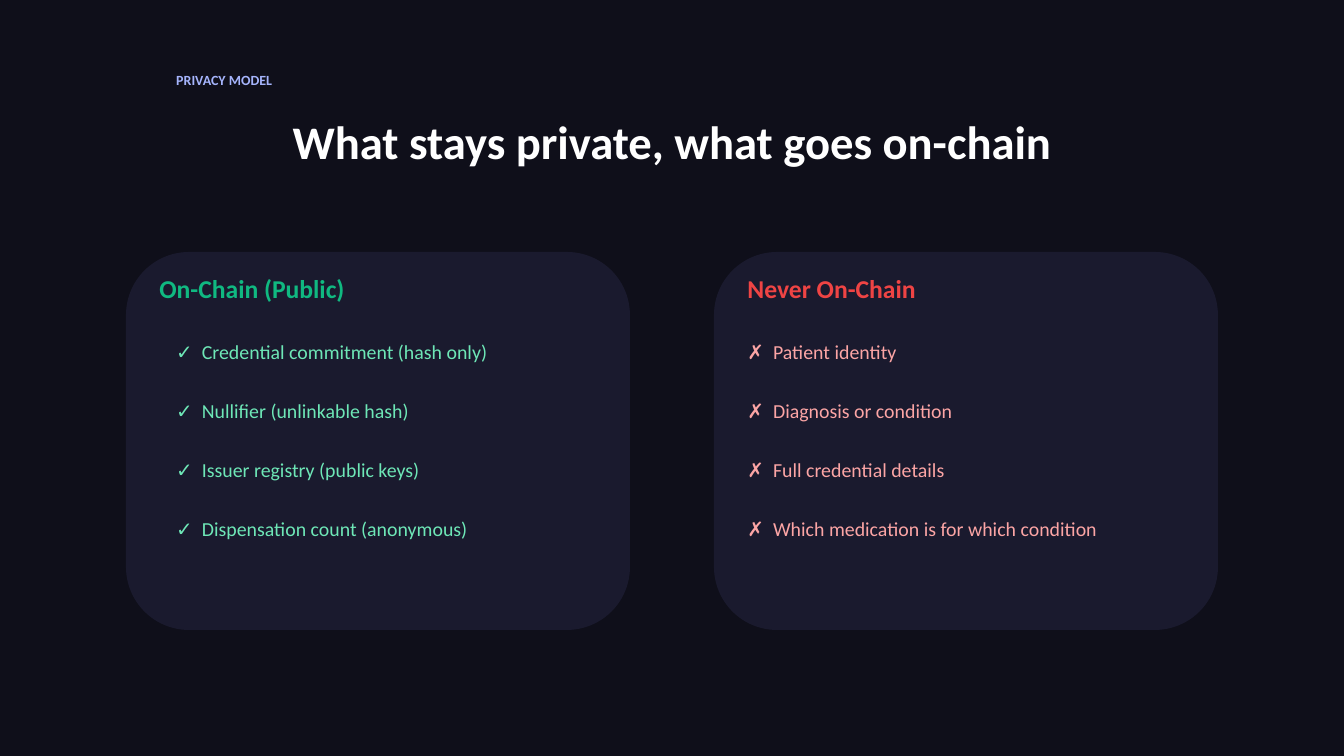
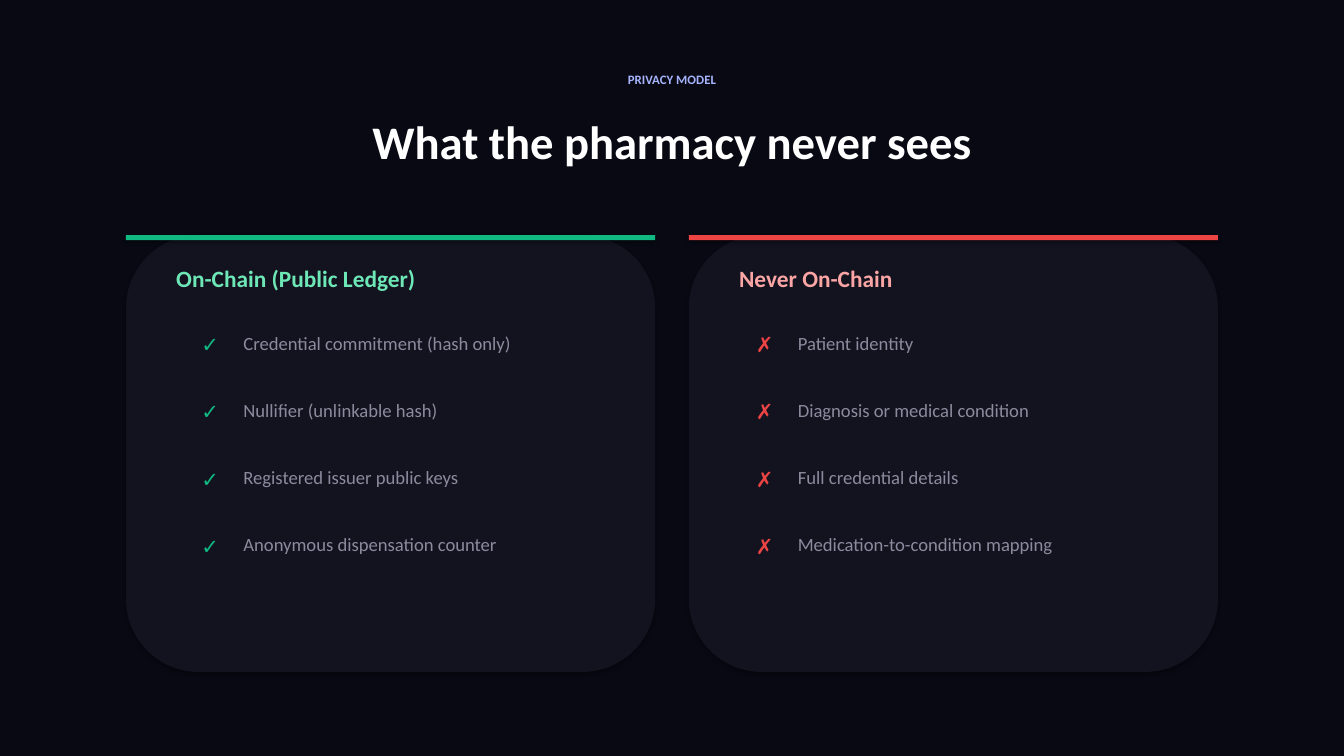
Before and after one commit to 0xNoramiya/nightrx, a slide deck: slide 10 of NightRx-Pitch-Deck.pptx (slide 7 before the commit). Drawn at 1344x756 pixels with LibreOffice and Linux fonts; fonts in the diff are those of the drawing. Boxes give left, top, right and bottom in pixels: in the first picture for what was removed or moved away, otherwise in the second. Text is boxed around its words. In the diff, an @@ line names an element or a change of style, - is before the commit and + after.

Commit message:
docs: redesigned pitch deck (14 slides) with screenshot placeholders
Clean, impactful design. Slides 5-7 have placeholder areas for
app screenshots (Clinic, Patient, Pharmacy views).

```diff
--- a/NightRx-Pitch-Deck.pptx
+++ b/NightRx-Pitch-Deck.pptx
@@ background #0F0F1A to #090914 @@
@@ text "PRIVACY MODEL" at (628,75,716,84): size 12 to 11 pt; alignment left to centre @@
@@ text at (372,126,971,167): text changed @@
-What stays private, what goes on-chain
+What the pharmacy never sees
@@ rounded rectangle: place and size @@
-rounded rectangle at (126,252,630,630)
+rounded rectangle at (126,235,655,672)
@@ rounded rectangle at (126,235,655,672): fill #1A1A2E to #131320; shadow on @@
@@ rectangle added at (126,235,655,240), fill #10B981 @@
@@ rounded rectangle at (689,235,1218,672): fill #1A1A2E to #131320; shadow on @@
@@ rounded rectangle: place and size @@
-rounded rectangle at (714,252,1218,630)
+rounded rectangle at (689,235,1218,672)
@@ rectangle added at (689,235,1218,240), fill #EF4444 @@
@@ text "Never On-Chain": place and size @@
-text "Never On-Chain" at (747,280,916,298)
+text "Never On-Chain" at (739,270,892,287)
@@ text "Never On-Chain" at (739,270,892,287): size 22 to 20 pt, text colour #EF4444 to #FCA5A5 @@
@@ text at (176,270,415,291): text changed; size 22 to 20 pt; text colour #10B981 to #6EE7B7 @@
-On-Chain (Public)
+On-Chain (Public Ledger)
@@ text added at (193,328,613,361), 18 pt, text #10B981 @@
+✓
@@ text added at (748,328,1168,361), 18 pt, text #EF4444 @@
+✗
@@ text at (243,336,511,353): text changed; size 17 to 16 pt; text colour #6EE7B7 to #8B8B9E @@
-✓ Credential commitment (hash only)
+Credential commitment (hash only)
@@ text at (798,337,913,353): text changed; size 17 to 16 pt; text colour #FCA5A5 to #8B8B9E @@
-✗ Patient identity
+Patient identity
@@ text added at (193,395,613,428), 18 pt, text #10B981 @@
+✓
@@ text at (243,403,437,419): text changed; size 17 to 16 pt; text colour #6EE7B7 to #8B8B9E @@
-✓ Nullifier (unlinkable hash)
+Nullifier (unlinkable hash)
@@ text added at (748,395,1168,428), 18 pt, text #EF4444 @@
+✗
@@ text at (798,404,1029,420): text changed; size 17 to 16 pt; text colour #FCA5A5 to #8B8B9E @@
-✗ Diagnosis or condition
+Diagnosis or medical condition
@@ text added at (193,462,613,496), 18 pt, text #10B981 @@
+✓
@@ text at (243,471,459,487): text changed; size 17 to 16 pt; text colour #6EE7B7 to #8B8B9E @@
-✓ Issuer registry (public keys)
+Registered issuer public keys
@@ text added at (748,462,1168,496), 18 pt, text #EF4444 @@
+✗
@@ text at (798,471,959,484): text changed; size 17 to 16 pt; text colour #FCA5A5 to #8B8B9E @@
-✗ Full credential details
+Full credential details
@@ text added at (193,529,613,563), 18 pt, text #10B981 @@
+✓
@@ text at (243,538,497,554): text changed; size 17 to 16 pt; text colour #6EE7B7 to #8B8B9E @@
-✓ Dispensation count (anonymous)
+Anonymous dispensation counter
@@ text added at (748,529,1168,563), 18 pt, text #EF4444 @@
+✗
@@ text at (798,538,1052,554): text changed; size 17 to 16 pt; text colour #FCA5A5 to #8B8B9E @@
-✗ Which medication is for which condition
+Medication-to-condition mapping
```
Also in this commit, not shown: 4 other slides changed, 9 slides added, 7 slides removed.
